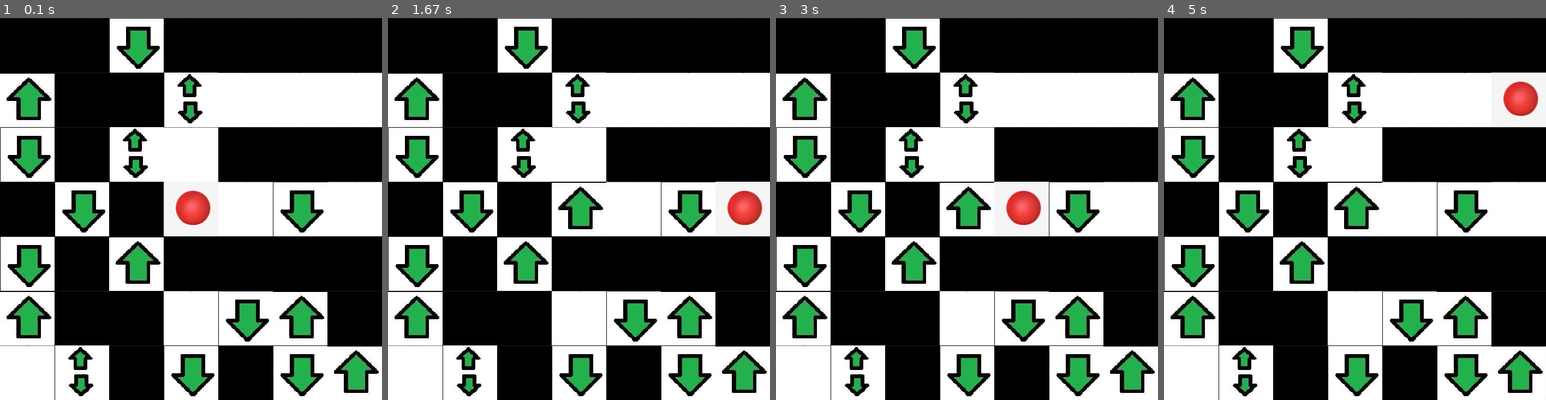
Above: before the commit, frames 1-4 (left to right).
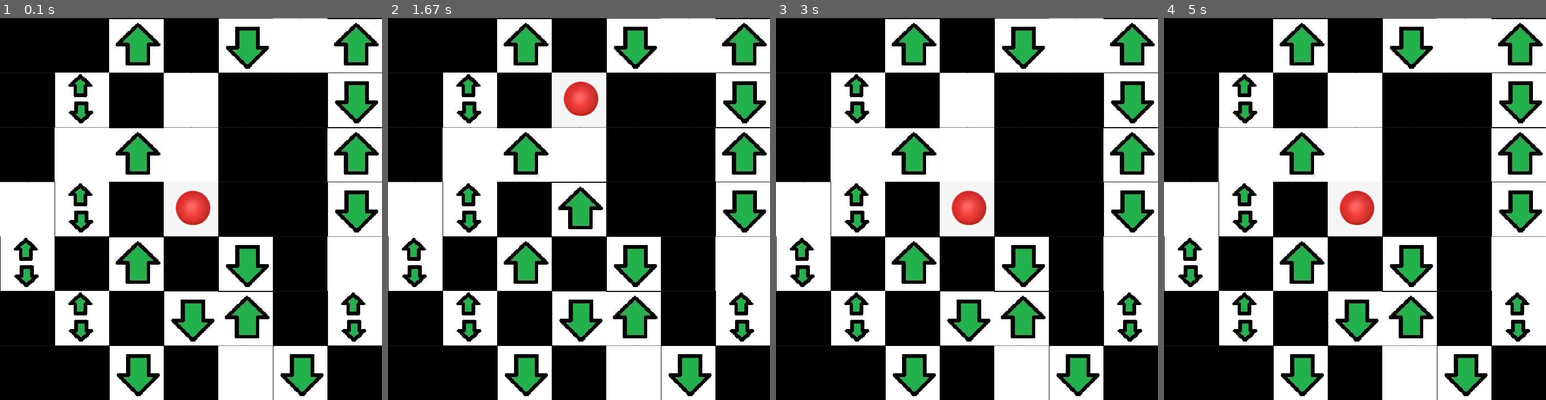
Above: after the commit, the same moments.

Repository: alain2op/maze-pygame
Game: pygame game, started from main.py
Same seed, same stepped clock (60 frames per second), same inputs: the game is played once before the commit and once after it.
Inputs:
- Up to frame 1 (0.1 s): no input
- Up to frame 2 (1.67 s): hold Right 0.33-0.8 s; hold Up 0.83-1.3 s; hold Right from 1.33 s (still down)
- Up to frame 3 (3 s): release Right at 1.8 s; hold Left 1.83-2.37 s; hold Down 2.4-2.87 s; hold Left from 2.9 s (still down)
- Up to frame 4 (5 s): release Left at 3.37 s; hold Up 3.4-3.87 s; hold Right 3.9-4.53 s; hold Down from 4.57 s (still down)

The runs differ from the first frame. In frame 1, 52% of the frame differs, in the area x 0-100%, y 0-100%; in frame 2, 53%; in frame 3, 53%; in frame 4, 53%.

Commit message:
3d game completed, need to add ui and collectibles

Diff:
--- a/main.py
+++ b/main.py
@@ -6,7 +6,7 @@
 SIZE=7
 FLOORS=3
 TILE_SIZE=100
-MOVEMENT_DELAY = 250  # in milliseconds
+MOVEMENT_DELAY = 150  # in milliseconds
 
 
 pygame.init()
@@ -14,7 +14,7 @@
 size = SIZE
 floors=FLOORS
 centre = np.array([(floors-1)/2,(size - 1)/2, (size - 1)/2])
-generated_maze, generated_path = maze.maze_generator(size,floors)
+generated_maze, generated_path,end_point = maze.maze_generator(size,floors)
 window_width = generated_maze.shape[2] * tile_size
 window_height = generated_maze.shape[1] * tile_size
 window = pygame.display.set_mode((window_width, window_height))
@@ -24,19 +24,10 @@
 BLUE=(0,0,255)
 lava = pygame.transform.scale(pygame.image.load("lava.jpeg"), (tile_size, tile_size))
 cloud= pygame.transform.scale(pygame.image.load("cloud.jpeg"), (tile_size, tile_size))
-# land=pygame.transform.scale(pygame.image.load(""),(tile_size,tile_size))
 running = True
 player1 = player_file.player("green", centre, generated_maze)
 pressed_keys = {}
-# Constants for movement sensitivity
 last_movement_time = pygame.time.get_ticks()
-floor=int((size-1)/2)
-maze_file=open("maze.txt","w")
-maze_file.write("\n-----path-----------\n")
-maze_file.write(str(generated_path))
-maze_file.write("\n-------maze---------\n")
-maze_file.write(str(generated_maze))
-maze_file.close()
 while running:
     current_time = pygame.time.get_ticks()
     time_since_last_movement = current_time - last_movement_time
@@ -48,7 +39,6 @@
         elif event.type == pygame.KEYUP:
             if event.key in pressed_keys:
                 del pressed_keys[event.key]
-    # Check if enough time has passed since last movement
     if time_since_last_movement >= MOVEMENT_DELAY:
         movement_direction = 0
         if pygame.K_UP in pressed_keys:
@@ -64,7 +54,7 @@
         elif pygame.K_LCTRL in pressed_keys:
             movement_direction=2
         player_file.move(player1, movement_direction)
-        last_movement_time = current_time  # Update last movement time
+        last_movement_time = current_time
 
     orientation = player1.orientation
     if pygame.K_w in pressed_keys:
@@ -92,6 +82,9 @@
             elif generated_maze[player1.floor,y,x]==1:
                 img=pygame.image.load("black.jpg")
             window.blit(pygame.transform.scale(img, (tile_size, tile_size)), (x * tile_size, y * tile_size))
+    if (player1.floor==end_point[0]):
+        trophy=pygame.image.load("trophy.jpeg")
+        window.blit(pygame.transform.scale(trophy, (tile_size, tile_size)), (end_point[2] * tile_size, end_point[1]* tile_size))
     z,y,x = player1.tile[0], player1.tile[1],player1.tile[2]
     image = player1.images[player1.orientation - 1]
     image=pygame.image.load("ball.jpeg")
--- a/maze.py
+++ b/maze.py
@@ -58,8 +58,8 @@
     for i in range(6):
         if i in inc:
             if moves[i][1]==0 and moves[i][2]==0:
-                probs[i]+=0.005
-                if probs[i]>0.18:
+                probs[i]+=0.003
+                if probs[i]>0.12:
                     probs[i]=0.12
             else:
                 probs[i]+=0.01
@@ -67,13 +67,13 @@
                     probs[i]=0.30
         else:
             if moves[i][1]==0 and moves[i][2]==0:
-                probs[i]-=0.005
+                probs[i]-=0.003
                 if probs[i]<0:
                     probs[i]=0.03
             else:
                 probs[i]-=0.01
                 if probs[i]<0:
-                    probs[i]=0.12
+                    probs[i]=0.06
     return probs
 #this function generates only one path from start to end.
 #the algorithm uses probabilities to generate moves for the path
@@ -196,7 +196,6 @@
                 #loop ends if finally tile_checker is true
                 if(tile_checker(maze,tile)):
                     probs=probs_change(probs,inc,moves)
-                    print(probs)
                     solution.write(translator(choice))
                     solution.write("\n")
                     break
@@ -207,7 +206,6 @@
                     tile[0]-=choice[0]
                     tile[1]-=choice[1]
                     tile[2]-=choice[2]
-    print("\n------------end---------------\n")
     solution.close()
     return maze
 def maze_generator(size,floors):
@@ -238,9 +236,10 @@
         end=np.array([0,size-1,size-1])
     maze=path_generator(size,start,end,floors)
     path=np.copy(maze)
+    # print(end)
     for i in range(ITERATIONS):
         zeros=np.where(maze==0)
-        poss_moves=[0,0,0,1,2,2,2,3,4,4,4,5,5,5]
+        poss_moves=[0,0,0,0,0,0,1,2,2,2,2,2,2,3,4,4,4,4,4,4,5,5,5,5,5,5]
         rand_zero=random.randint(0,zeros[0].size-1)
         tile=np.array([zeros[0][rand_zero],zeros[1][rand_zero],zeros[2][rand_zero]])
         if((tile[2]/(size-1)==0 or tile[2]/(size-1)==1) and (tile[1]/(size-1)==0 or tile[1]/(size-1)==1) and (tile[0]/(floors-1)==0 or tile[0]/(floors-1)==1)):
@@ -278,13 +277,4 @@
                 tile-=moves[move]
                 poss_moves.remove(move)
     #finally setting the other corners to 1 so that only 1 end is point is left
-    endx,endy,endz=int(end[0]),int(end[1]),int(end[2])
-    complementary_endx,complementary_endy,complementary_endz=int(not(endx/(floors-1)))*(floors-1),int(not(endy/(size-1)))*(size-1),int(not(endz/(size-1)))*(size-1)
-    maze[endx,complementary_endy,endz]=1
-    maze[complementary_endx,complementary_endy,endz]=1
-    maze[complementary_endx,endy,endz]=1
-    maze[endx,complementary_endy,complementary_endz]=1
-    maze[complementary_endx,complementary_endy,complementary_endz]=1
-    maze[complementary_endx,endy,complementary_endz]=1
-    maze[endx,endy,complementary_endz]=1
-    return maze,path
+    return maze,path,end
--- a/player_file.py
+++ b/player_file.py
@@ -36,3 +36,5 @@
         if command==4:
             player.floor+=1
         player.tile=np.copy(check_move)
+        # if command!=0:
+        #     print(player.tile)
Binary file added: trophy.jpeg
Not shown, added: .gitignore
